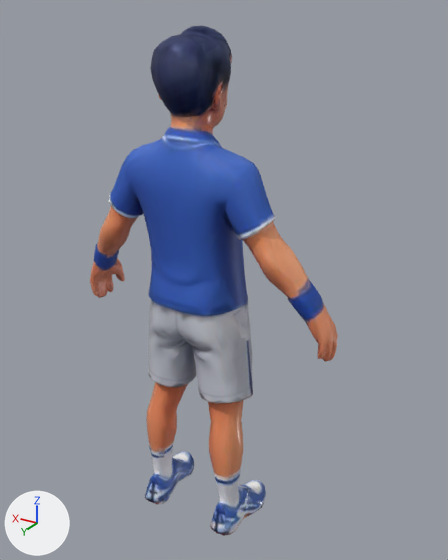
The glTF model public/models/characters/sora.glb: old version first, new version second.
Camera for both pictures: a camera (50 mm lens) standing at (-1.195, 1.815, 1.997) and looking at (-0.07, -0.06, 1.059). Lighting does not change. The marker at lower left points along +X, +Y and +Z. The first picture is the older version.

Script lines for the objects in view, before the commit:
```python
mat_designer_logic_pbr = bpy.data.materials.new('Designer_Logic_PBR')
mat_designer_logic_pbr.use_nodes = True; mat_designer_logic_pbr.node_tree.nodes.clear()
_N = mat_designer_logic_pbr.node_tree.nodes; _L = mat_designer_logic_pbr.node_tree.links
n0 = _N.new('ShaderNodeBsdfPrincipled'); n0.name = 'Principled BSDF'
n1 = _N.new('ShaderNodeOutputMaterial'); n1.name = 'Material Output'
n2 = _N.new('ShaderNodeTexImage'); n2.name = 'Image Texture'
n2.image = img_image_0
n3 = _N.new('ShaderNodeSeparateColor'); n3.name = 'Separate Color'
n4 = _N.new('ShaderNodeTexImage'); n4.name = 'Image Texture.001'
n4.image = img_image_1
_L.new(n0.outputs[0], n1.inputs[0])  # 'BSDF' to 'Surface'
_L.new(n2.outputs[0], n0.inputs[0])  # 'Color' to 'Base Color'
_L.new(n3.outputs[2], n0.inputs[1])  # 'Blue' to 'Metallic'
_L.new(n3.outputs[1], n0.inputs[2])  # 'Green' to 'Roughness'
_L.new(n4.outputs[0], n3.inputs[0])  # 'Color' to 'Color'
me_geometry_0 = bpy.data.meshes.new('geometry_0')
me_geometry_0.from_pydata(...)  # 5640 vertices, 11279 faces; spans x -0.55..0.55, y -0.17..0.17, z 0.0..1.96
me_geometry_0.materials.append(mat_designer_logic_pbr)
ob_geometry_0 = bpy.data.objects.new('geometry_0', me_geometry_0)
ob_geometry_0.location = (0.0, 0.0, 0.0)
```
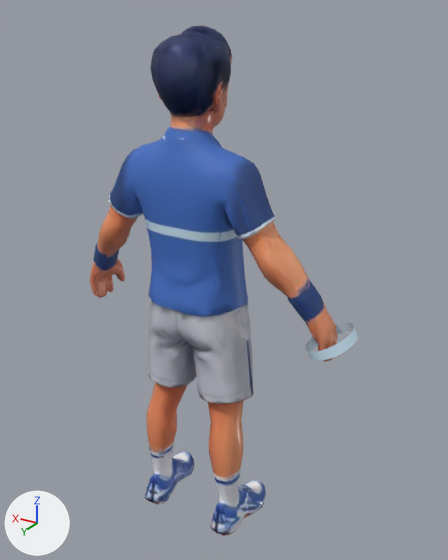
Pixel boxes [x1, y1, x2, y2] of what changed, in the pictures (448 x 560 px):
'geometry_0', surface changed
    both: [93, 127, 338, 488]
'sora-sweatband', added
    after: [305, 323, 358, 361]

Edits to the bpy script that builds the scene:
```text
Add img_sora_tailored_uniform:
    img_sora_tailored_uniform = load_image('sora-tailored-uniform', '_unpacked/sora-tailored-uniform', 1024, 1024, 'sRGB')
Change mat_designer_logic_pbr:
    where n2 = _N.new('ShaderNodeTexImage'); n2.name = 'Image Texture'
    n2.image: img_image_0 -> img_sora_tailored_uniform
Add mat_sora_sweatband_knit:
    mat_sora_sweatband_knit = principled_material('sora-sweatband-knit')
    mat_sora_sweatband_knit.base_color = (0.63, 0.83, 0.98)  # blue #d0ebfd
    mat_sora_sweatband_knit.roughness = 0.95
Add me_sora_sweatband:
    me_sora_sweatband.from_pydata(...)  # 48 vertices, 48 faces; spans x -0.622..-0.443, y -0.115..0.073, z 0.88..1.004
    me_sora_sweatband.materials.append(mat_sora_sweatband_knit)  # blue #d0ebfd
Add ob_sora_sweatband:
    ob_sora_sweatband = bpy.data.objects.new('sora-sweatband', me_sora_sweatband)
    ob_sora_sweatband.location = (0.0, 0.0, 0.0)
```
